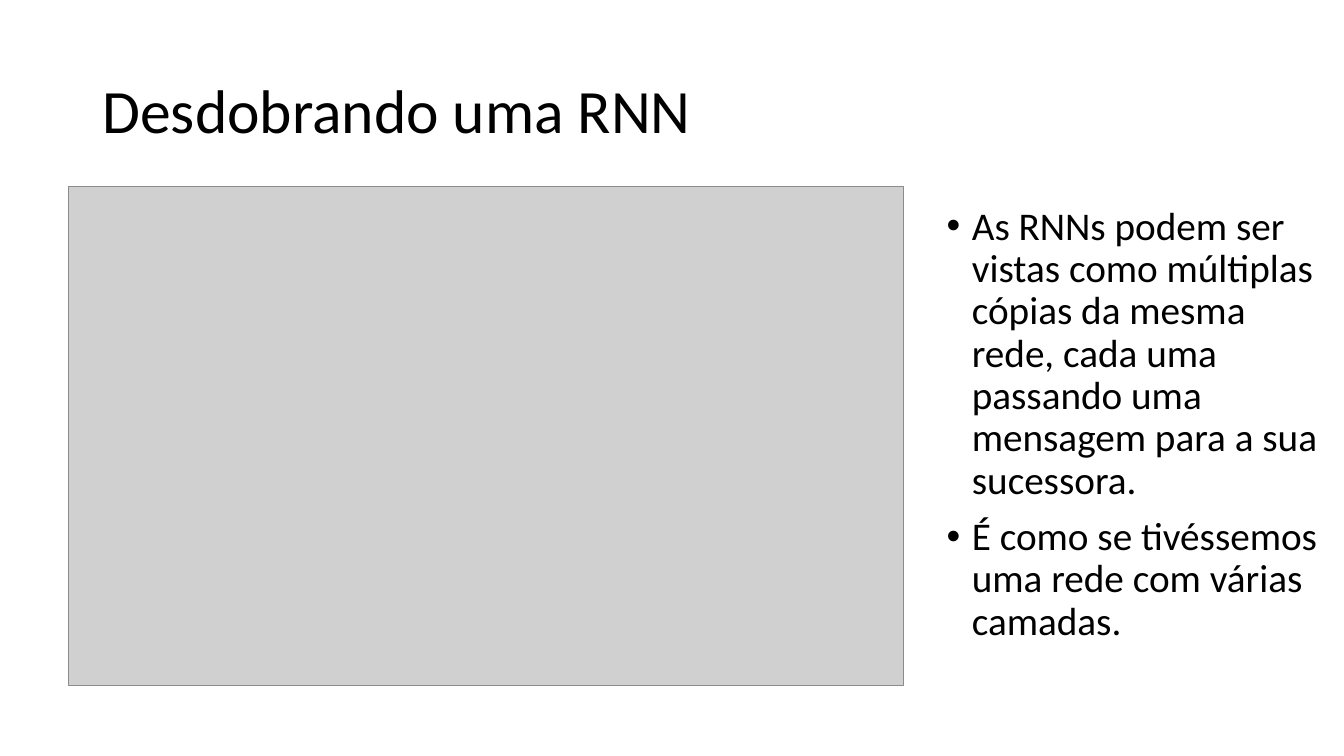
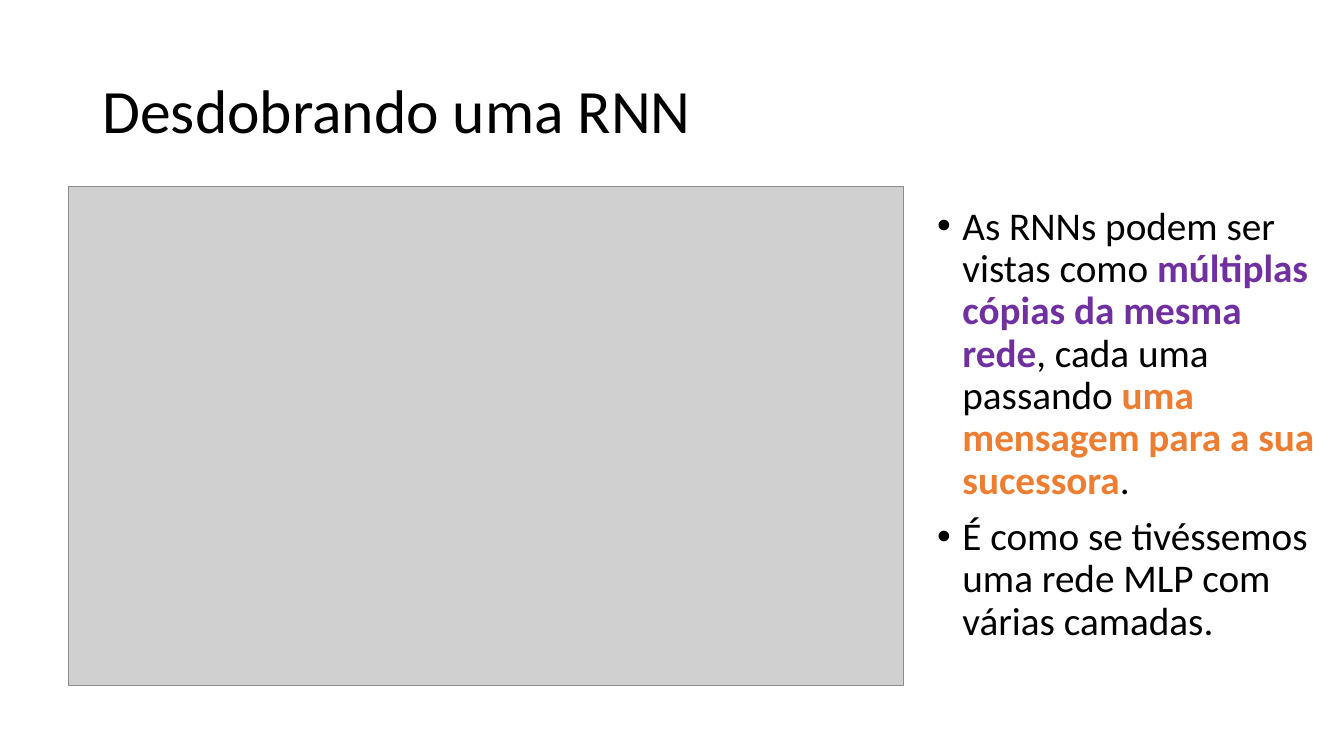
Before and after one commit to zz4fap/c24_inteligencia_artificial, a slide deck: slide 17 of slides/C24_RNN.pptx (slide 12 before the commit). Drawn at 1344x756 pixels with LibreOffice and Linux fonts; fonts in the diff are those of the drawing; grey boxes stand for pictures. Boxes give left, top, right and bottom in pixels: in the first picture for what was removed or moved away, otherwise in the second. Text is boxed around its words. In the diff, an @@ line names an element or a change of style, - is before the commit and + after.

```diff
--- a/slides/C24_RNN.pptx
+++ b/slides/C24_RNN.pptx
@@ text "As RNNs podem ser vistas ...": place and size @@
-text "As RNNs podem ser vistas ..." at bbox=[972, 212, 1317, 636]
+text "As RNNs podem ser vistas ..." at bbox=[962, 212, 1314, 636]
@@ text at bbox=[962, 212, 1314, 495]: text colour #000000 to #7030A0 in "múltiplas cópias da mesma rede,"; text colour #000000 to #ED7D31 in "uma mensagem para a sua sucessora."; bold on in "múltiplas cópias da mesma rede, uma mensagem ..." @@
@@ text at bbox=[962, 517, 1308, 636]: text changed @@
-• É como se tivéssemos uma rede com várias camadas.
+• É como se tivéssemos uma rede MLP com várias camadas.
```
Also in this commit, not shown: 13 other slides changed, 10 slides added, 1 slide removed.
